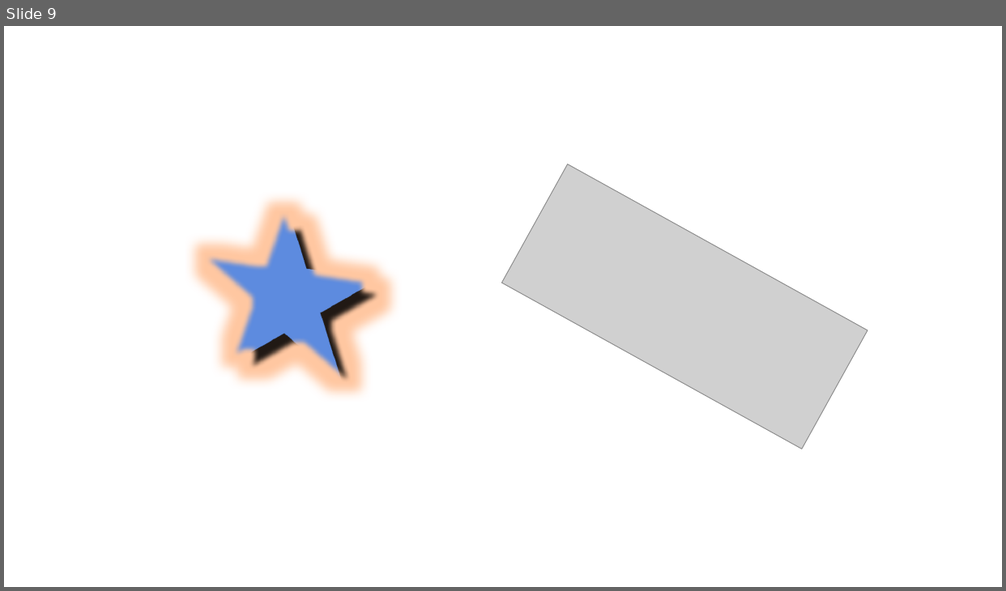
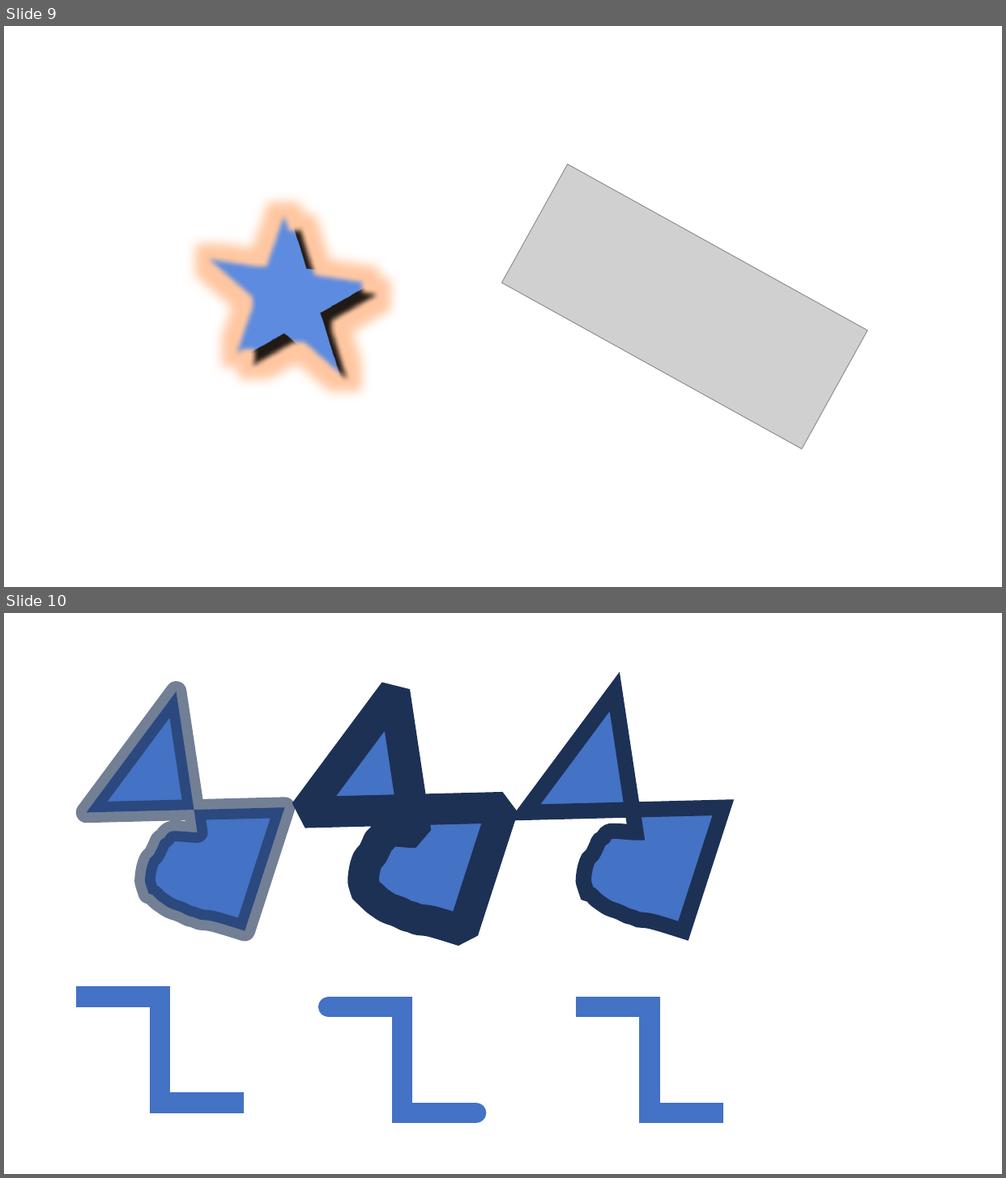
Before and after one commit to Howlcn1997/ooxml-parser, a slide deck: assets/ppt/simple.pptx. Shown one above the other, each under a label of ours: slide 9 before the commit, slides 9 and 10 after it. The pictures are 1006x591 and 1006x1178 pixels, drawn with LibreOffice and Linux fonts; fonts in the diff are those of the drawing; grey boxes stand for pictures. Boxes give left, top, right and bottom in pixels: in the first picture for what was removed or moved away, otherwise in the second. Text is boxed around its words. In the diff, an @@ line names an element or a change of style, - is before the commit and + after.

```diff
--- a/assets/ppt/simple.pptx
+++ b/assets/ppt/simple.pptx
@@ slide 10 added at bbox=[4, 613, 1002, 1174], background #FFFFFF @@
@@ freeform shape added at bbox=[87, 692, 285, 931], fill #4472C4, outline #1E3256 20 pt @@
@@ freeform shape added at bbox=[305, 692, 503, 931], fill #4472C4, outline #1E3256 30 pt @@
@@ freeform shape added at bbox=[525, 692, 723, 931], fill #4472C4, outline #1E3256 15 pt @@
@@ elbow line added from (87, 997) to (234, 1103), #4472C4 20 pt @@
@@ elbow line added from (329, 1007) to (475, 1113), #4472C4 20 pt @@
@@ elbow line added from (576, 1007) to (723, 1113), #4472C4 20 pt @@
```
Also in this commit, not shown: 1 slide changed, 9 other files.
